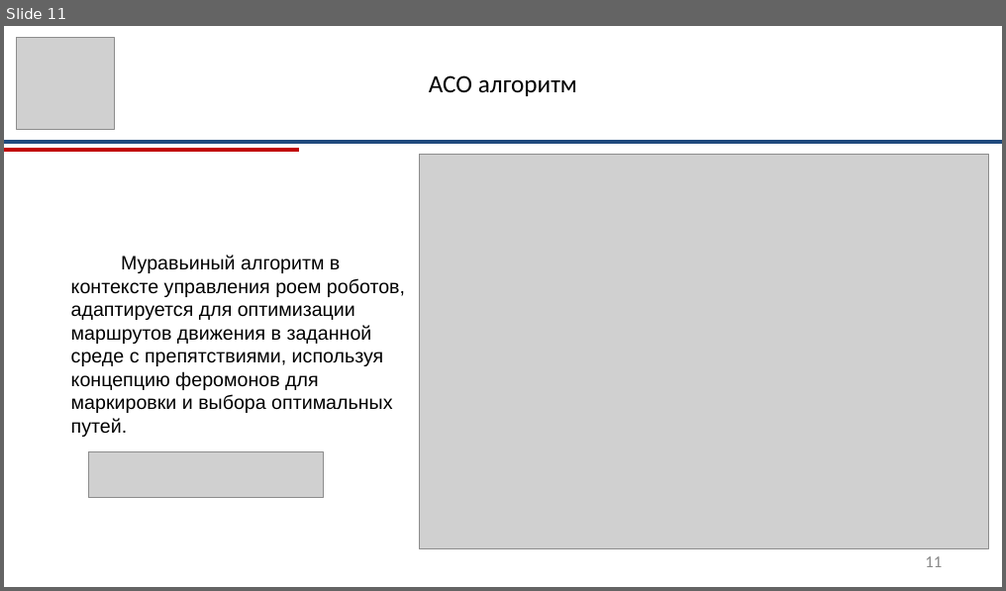
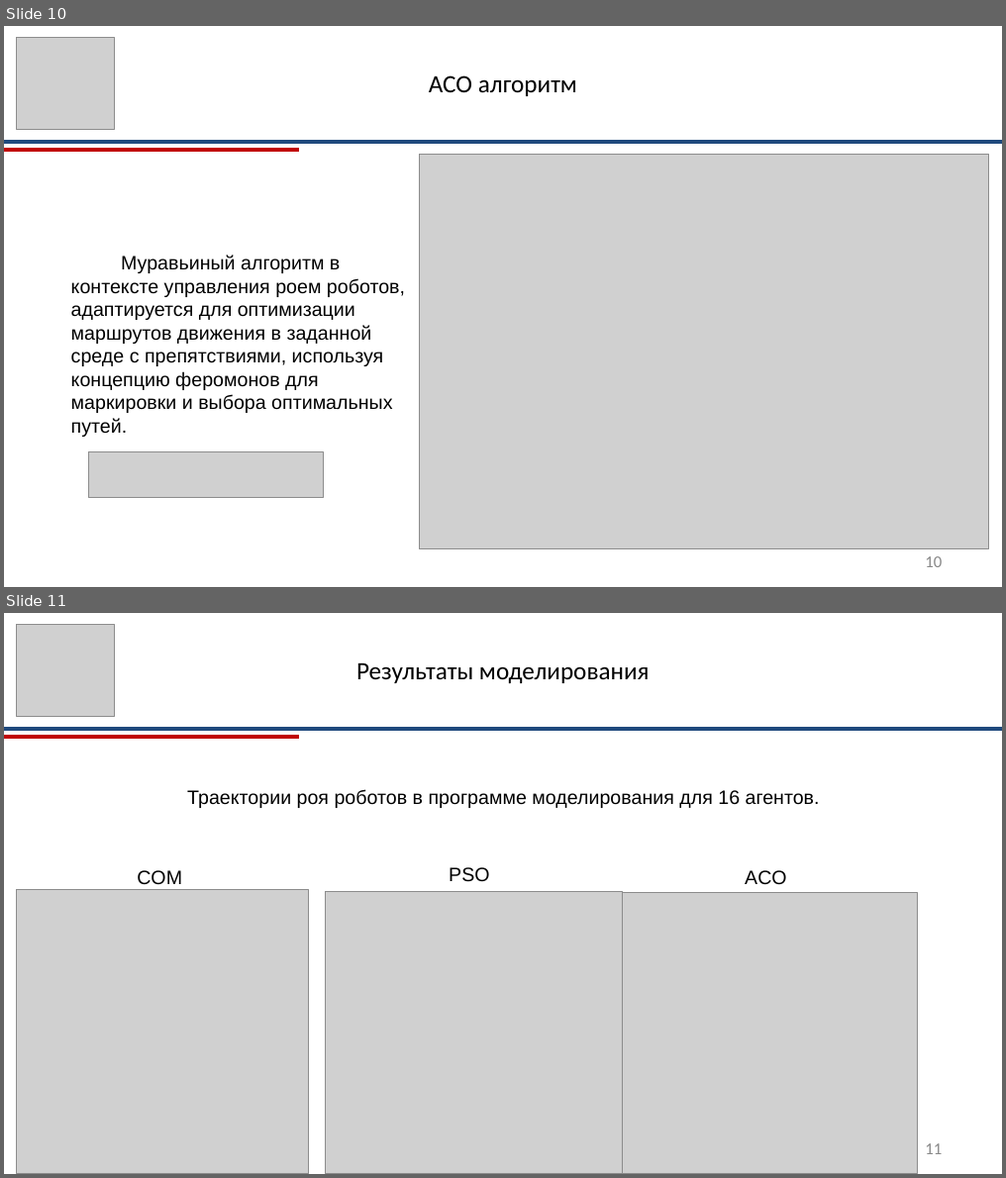
Before and after one commit to RazorvinAndrey/robot_vkr_razorvin, a slide deck: arhive/ВКР_Разорвин_презентация.pptx. Shown one above the other, each under a label of ours: slide 11 before the commit, slides 10 and 11 after it. The pictures are 1006x591 and 1006x1178 pixels, drawn with LibreOffice and Linux fonts; fonts in the diff are those of the drawing; grey boxes stand for pictures. Boxes give left, top, right and bottom in pixels: in the first picture for what was removed or moved away, otherwise in the second. Text is boxed around its words. In the diff, an @@ line names an element or a change of style, - is before the commit and + after.

```diff
--- a/arhive/ВКР_Разорвин_презентация.pptx
+++ b/arhive/ВКР_Разорвин_презентация.pptx
@@ slide 11 added at box(4, 613, 1002, 1174), background #FFFFFF @@
@@ picture added at box(17, 624, 114, 716) @@
@@ text added at box(356, 663, 649, 683), 18 pt, text #000000 @@
+Результаты моделирования
@@ line added from (4, 729) to (1002, 729), #1F497D 3 pt @@
@@ line added from (4, 737) to (298, 737), #C00000 3 pt @@
@@ text added at box(187, 789, 820, 808), 14 pt, text #000000 @@
+Траектории роя роботов в программе моделирования для 16 агентов.
@@ text added at box(137, 870, 182, 885), 14 pt, text #000000 @@
+COM
@@ text added at box(449, 867, 489, 882), 14 pt, text #000000 @@
+PSO
@@ text added at box(745, 870, 787, 885), 14 pt, text #000000 @@
+ACO
@@ picture added at box(17, 889, 309, 1173) @@
@@ picture added at box(326, 891, 623, 1174) @@
@@ picture added at box(623, 893, 918, 1174) @@
@@ page number added at box(925, 1144, 942, 1155), 12 pt, text #888888 @@
+11
@@ what was slide 11 is now slide 10 @@
@@ page number at box(925, 557, 942, 568): text changed @@
-11
+10
```
Also in this commit, not shown: 5 slides changed, 3 other slides added, 4 slides removed, 8 other files.
